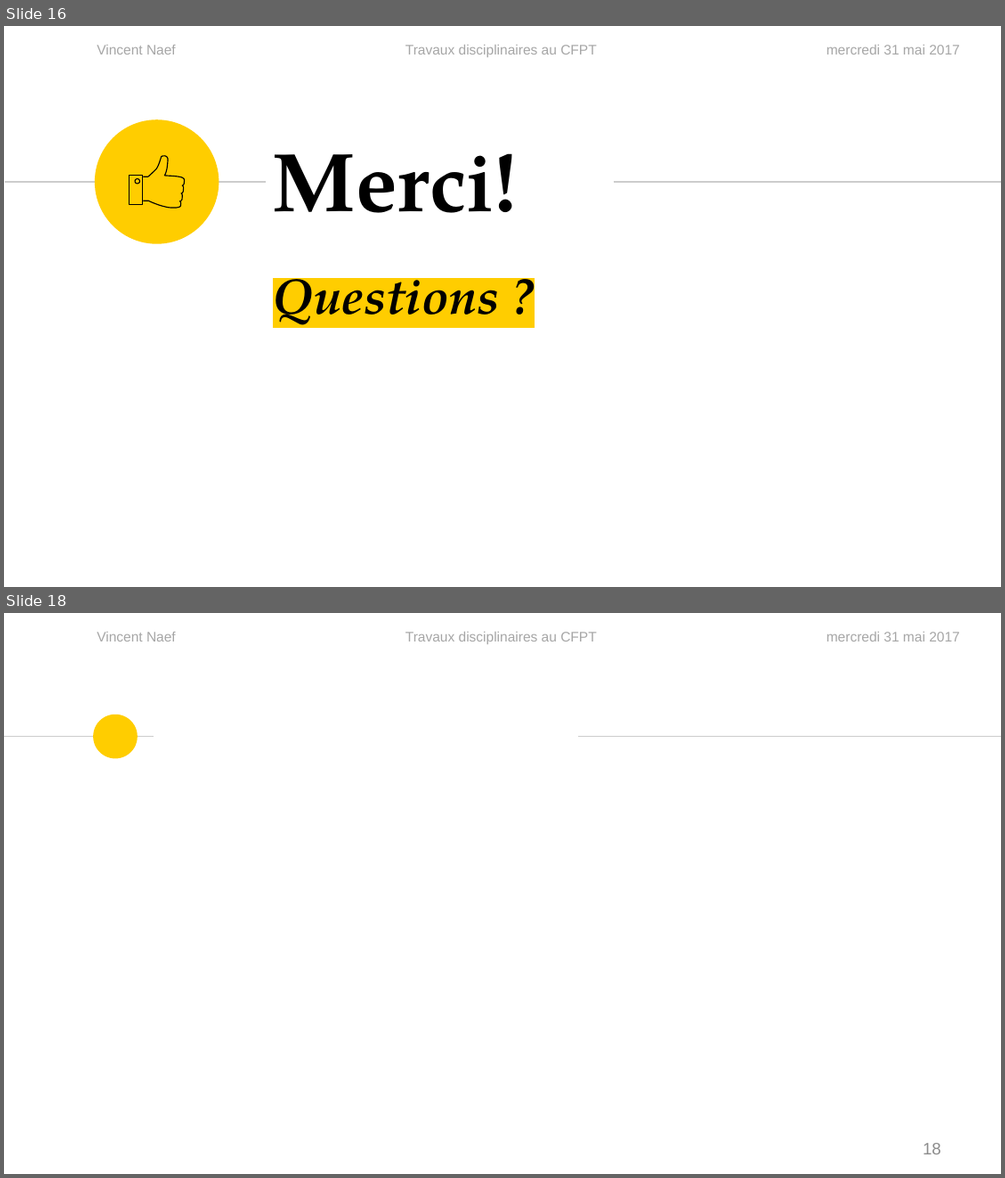
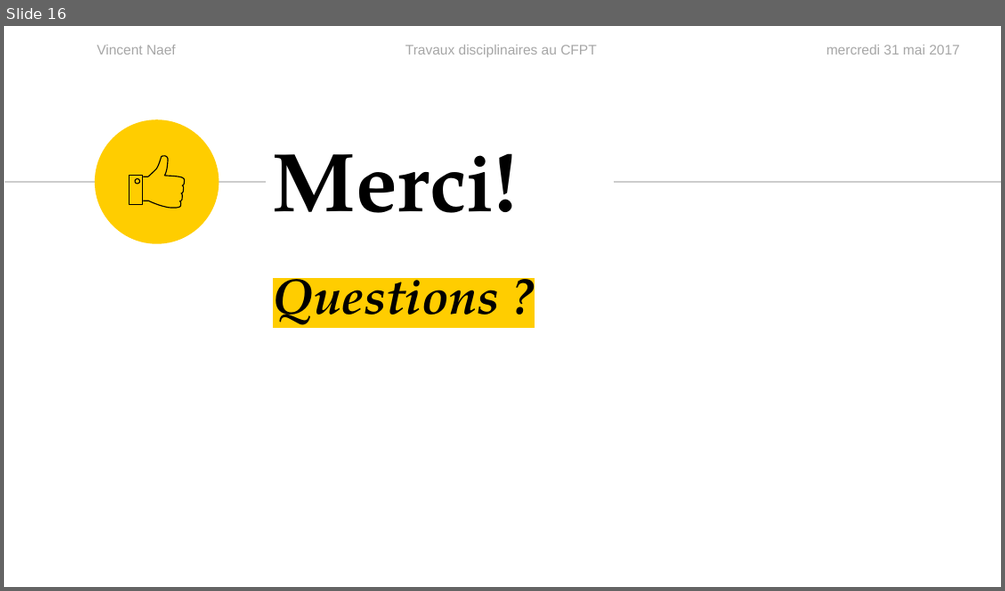
Before and after one commit to vinelo/TPI, a slide deck: Présentation/PresentationTPI.pptx. Shown one above the other, each under a label of ours: slides 16 and 18 before the commit, slide 16 after it; the slides between them are not shown. The pictures are 1005x1178 and 1005x591 pixels, drawn with LibreOffice and Linux fonts; fonts in the diff are those of the drawing. Boxes give left, top, right and bottom in pixels: in the first picture for what was removed or moved away, otherwise in the second. Text is boxed around its words. In the diff, an @@ line names an element or a change of style, - is before the commit and + after.

```diff
--- a/Présentation/PresentationTPI.pptx
+++ b/Présentation/PresentationTPI.pptx
@@ slide 18 removed at bbox=[4, 613, 1001, 1174], background #FFFFFF; not listed: 3 template elements that a slide beside it also shows @@
@@ ellipse removed at bbox=[93, 714, 137, 759] @@
@@ line removed from (4, 737) to (154, 737) @@
@@ line removed from (578, 737) to (1001, 737) @@
@@ page number removed at bbox=[922, 1143, 941, 1154] @@
-18
```
Also in this commit, not shown: 1 slide changed, 43 other slides removed, 1 other file.
